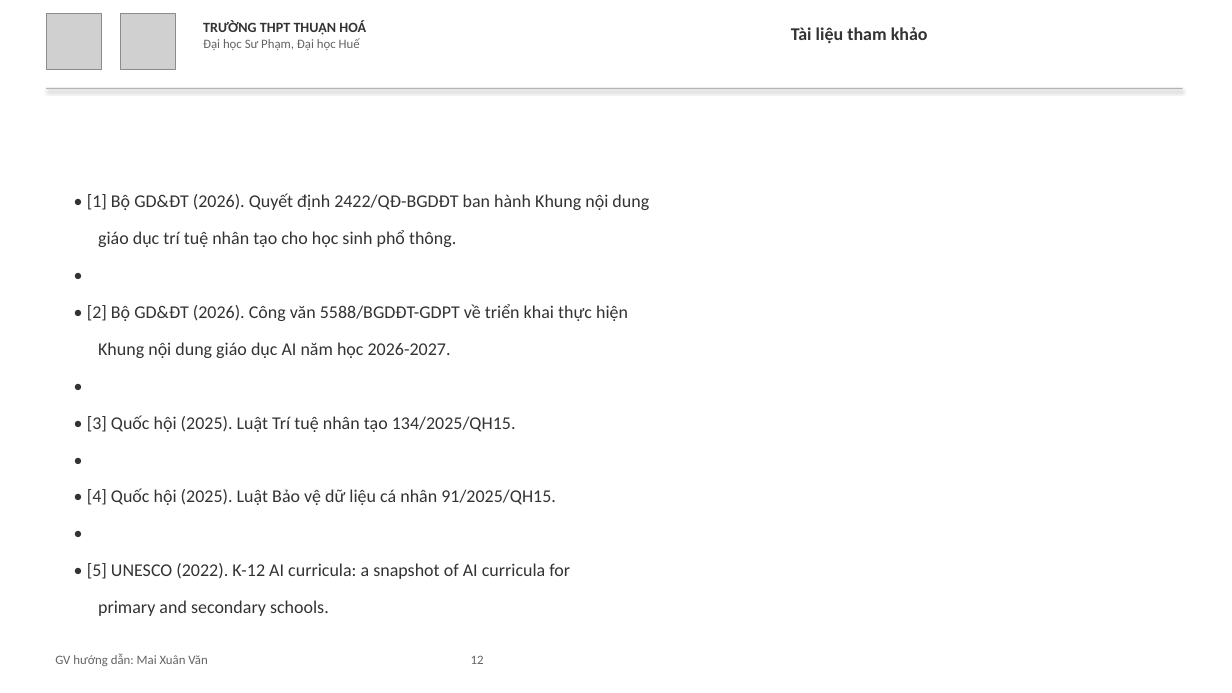
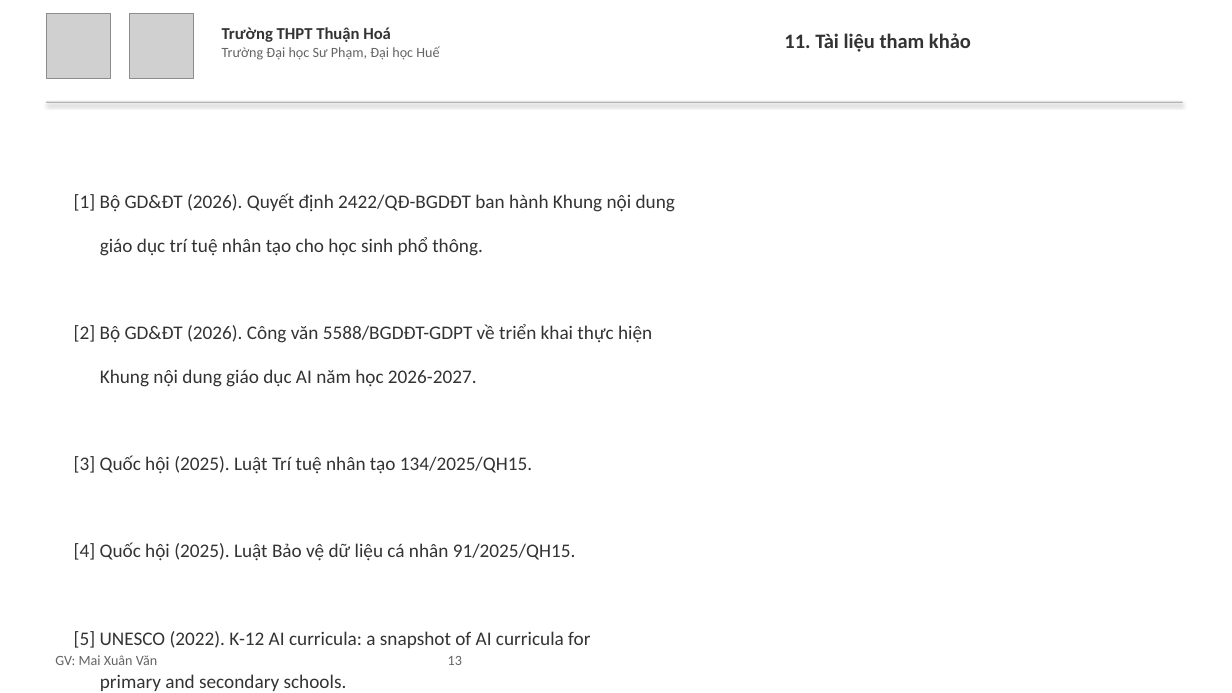
Before and after one commit to mxuanvan02/ainatomy, a slide deck: slide 13 of template_thuanhoa.pptx (slide 12 before the commit). Drawn at 1232x693 pixels with LibreOffice and Linux fonts; fonts in the diff are those of the drawing; grey boxes stand for pictures. Boxes give left, top, right and bottom in pixels: in the first picture for what was removed or moved away, otherwise in the second. Text is boxed around its words. In the diff, an @@ line names an element or a change of style, - is before the commit and + after.

Commit message:
Cập nhật slide: logo xóa nền, header chuẩn, thêm mục lục, tăng cỡ chữ
- Logo THPT Thuận Hoá xóa nền (PNG transparent)
- Header: 'Trường THPT Thuận Hoá' + 'Trường Đại học Sư Phạm, Đại học Huế' (2 dòng)
- Bỏ 'Thuyết minh ý tưởng', tăng cỡ chữ tiêu đề và nội dung
- 'GV' thay vì 'GV hướng dẫn'
- Thêm slide mục lục
- Hạn chế chi tiết code, tập trung ý tưởng sư phạm

```diff
--- a/template_thuanhoa.pptx
+++ b/template_thuanhoa.pptx
@@ picture: place and size @@
-picture at [46,14,102,69]
+picture at [46,14,111,79]
@@ picture: place and size @@
-picture at [120,14,176,69]
+picture at [129,14,194,79]
@@ text at [222,27,439,60]: text changed; size 10 to 11 pt @@
-TRƯỜNG THPT THUẬN HOÁ
-Đại học Sư Phạm, Đại học Huế
+Trường THPT Thuận Hoá
+Trường Đại học Sư Phạm, Đại học Huế
@@ text at [784,33,971,52]: text changed; size 14 to 16 pt @@
-Tài liệu tham khảo
+11. Tài liệu tham khảo
@@ rectangle: place and size @@
-rectangle at [46,88,1183,89]
+rectangle at [46,102,1183,103]
@@ text at [74,193,675,212]: text changed; size 14 to 15 pt @@
-• [1] Bộ GD&ĐT (2026). Quyết định 2422/QĐ-BGDĐT ban hành Khung nội dung
+[1] Bộ GD&ĐT (2026). Quyết định 2422/QĐ-BGDĐT ban hành Khung nội dung
@@ text at [100,237,483,691]: size 14 to 15 pt in "giáo dục trí tuệ nhân tạo cho ...", "Khung nội dung giáo dục AI năm ...", "primary and secondary schools."; more space between paragraphs @@
@@ text at [74,324,652,343]: text changed; size 14 to 15 pt @@
-•
-• [2] Bộ GD&ĐT (2026). Công văn 5588/BGDĐT-GDPT về triển khai thực hiện
+[2] Bộ GD&ĐT (2026). Công văn 5588/BGDĐT-GDPT về triển khai thực hiện
@@ text at [74,455,590,648]: text changed; size 14 to 15 pt @@
-•
-• [3] Quốc hội (2025). Luật Trí tuệ nhân tạo 134/2025/QH15.
-•
-• [4] Quốc hội (2025). Luật Bảo vệ dữ liệu cá nhân 91/2025/QH15.
-•
-• [5] UNESCO (2022). K-12 AI curricula: a snapshot of AI curricula for
+[3] Quốc hội (2025). Luật Trí tuệ nhân tạo 134/2025/QH15.
+[4] Quốc hội (2025). Luật Bảo vệ dữ liệu cá nhân 91/2025/QH15.
+[5] UNESCO (2022). K-12 AI curricula: a snapshot of AI curricula for
@@ text at [55,655,462,665]: text changed; size 10 to 11 pt @@
-GV hướng dẫn: Mai Xuân Văn 12
+GV: Mai Xuân Văn 13
```
Also in this commit, not shown: 12 other slides changed, 1 slide added, 2 other files.
